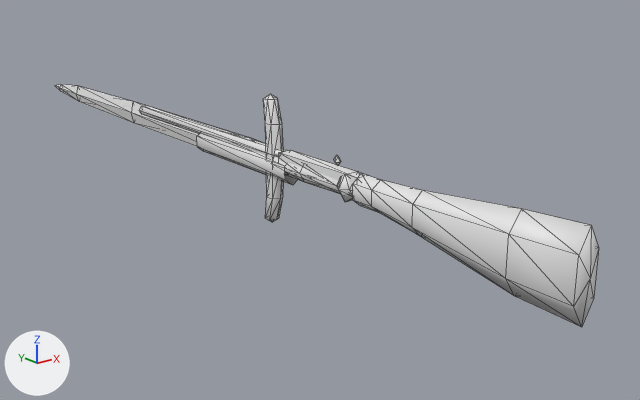
The glTF model models/characters/aeneas_props.glb, before and after one commit.
Both versions are drawn from a 50 mm lens placed at (-0.793, -1.019, 0.359), pointed at (0.118, 0.12, -0.096). Arrows for +X, +Y and +Z are at lower left; the lights stay in place. The older version comes first. Mesh edges are drawn as thin lines. Vertices at exactly the same position are counted once.

Names of what the first picture shows: 'RifleMesh', 'Rocinante'.
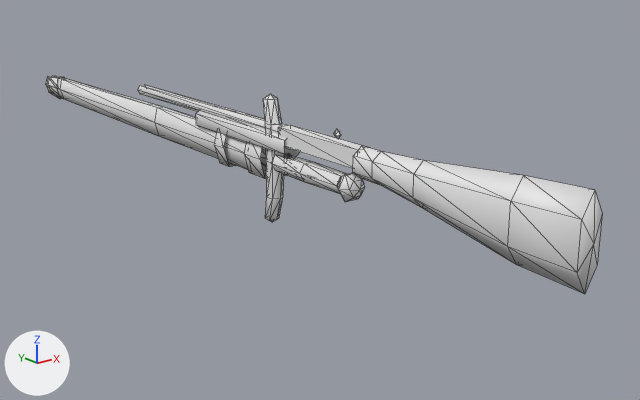
The change, as a list of edits to the scene's bpy script:
```text
Change me_riflemesh:
    used by ob_riflemesh; location = (0.0, 0.0, 0.0)
    remove me_riflemesh.from_pydata(...)  # 77 vertices, 122 faces; spans x -0.019..0.036, y -0.5..0.525, z -0.072..0.048
    add me_riflemesh.from_pydata(...)  # 77 vertices, 122 faces; spans x -0.019..0.036, y -0.5..0.525, z -0.032..0.088
    me_riflemesh part 1: the whole mesh is moved by (0.0, 0.0, 0.04)
Add me_scabbardmesh:
    me_scabbardmesh.from_pydata(...)  # 61 vertices, 78 faces; spans x -0.02..0.02, y 0.104..0.996, z -0.034..0.034
    me_scabbardmesh.materials.append(mat_aeneas)  # white #e7e7e7
Add ob_scabbardmesh:
    ob_scabbardmesh = bpy.data.objects.new('ScabbardMesh', me_scabbardmesh)
    ob_scabbardmesh.location = (0.0, 0.0, 0.0)
```

What differs and where, as boxes [x1, y1, x2, y2] in the pictures (640 x 400 px):
'RifleMesh', moved
    before: [139, 106, 599, 327]
    after: [138, 85, 602, 294]
'ScabbardMesh', added
    after: [46, 76, 266, 178]
